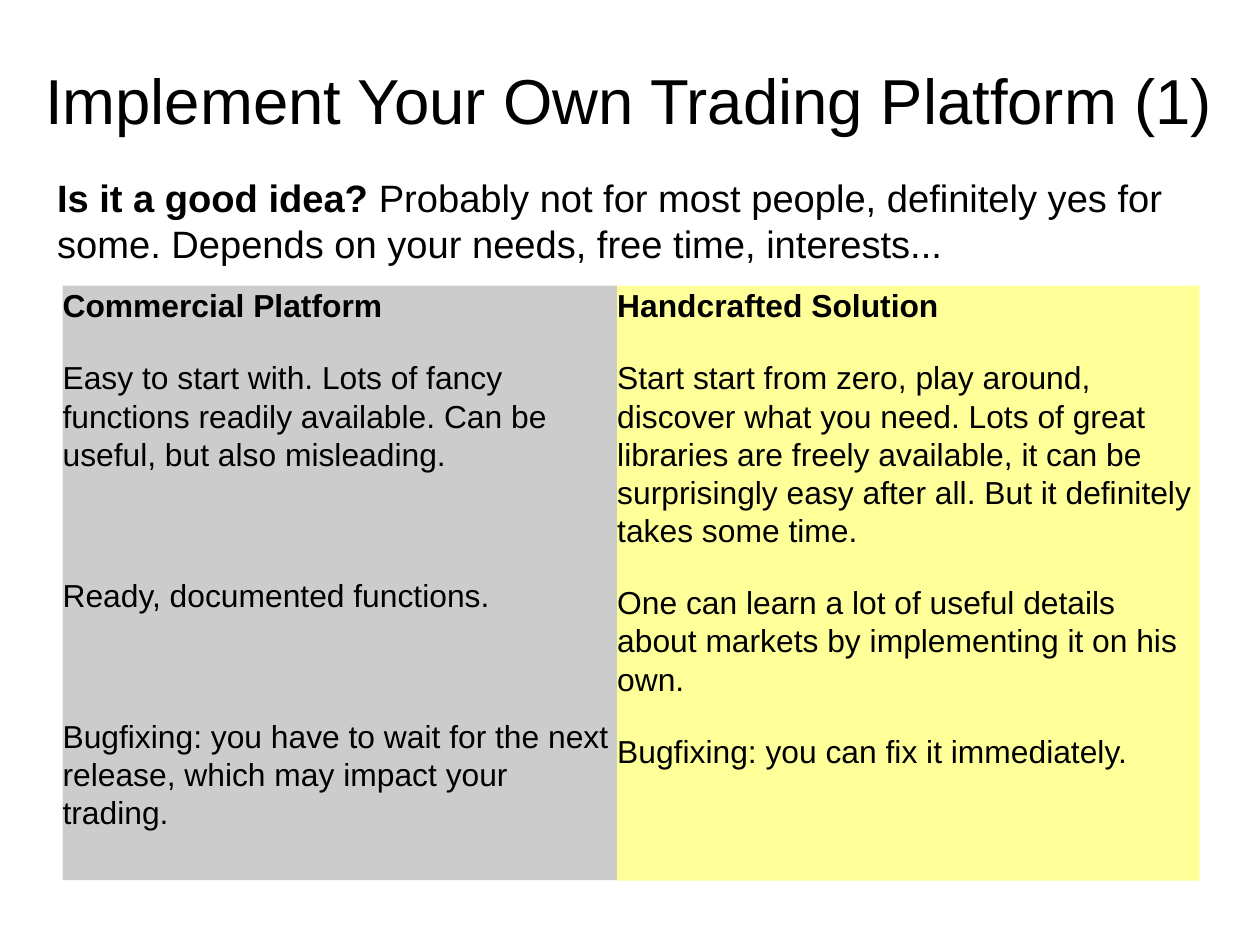
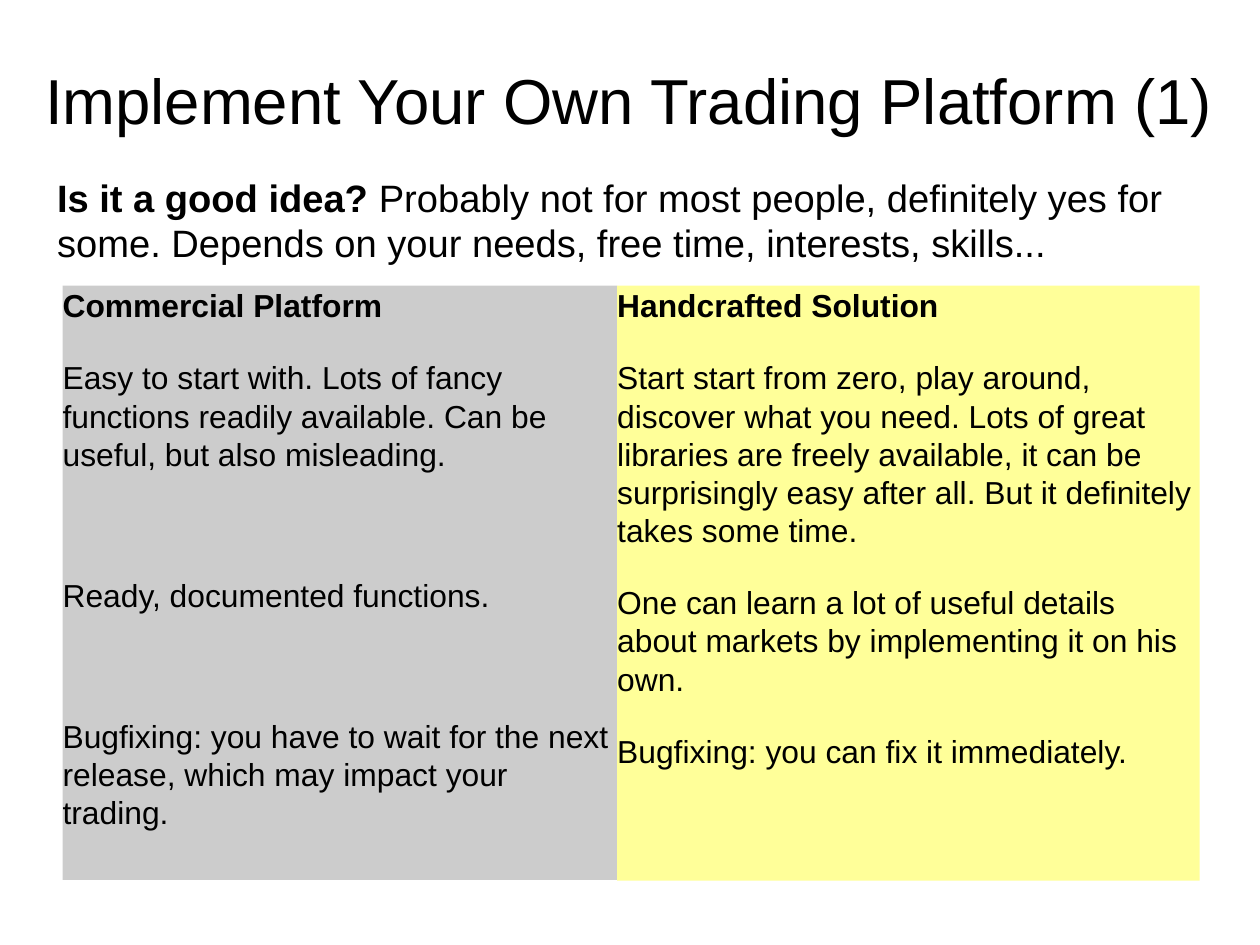
Before and after one commit to jan-x-marek/sandbox, a slide deck: slide 18 of doc/algo_trading.pptx. Drawn at 1260x945 pixels with LibreOffice and Linux fonts; fonts in the diff are those of the drawing. Boxes give left, top, right and bottom in pixels: in the first picture for what was removed or moved away, otherwise in the second. Text is boxed around its words. In the diff, an @@ line names an element or a change of style, - is before the commit and + after.

```diff
--- a/doc/algo_trading.pptx
+++ b/doc/algo_trading.pptx
@@ text at (57, 184, 1162, 265): text changed @@
-Is it a good idea? Probably not for most people, definitely yes for some. Depends on your needs, free time, interests...
+Is it a good idea? Probably not for most people, definitely yes for some. Depends on your needs, free time, interests, skills...
```
Also in this commit, not shown: 3 other slides changed.
